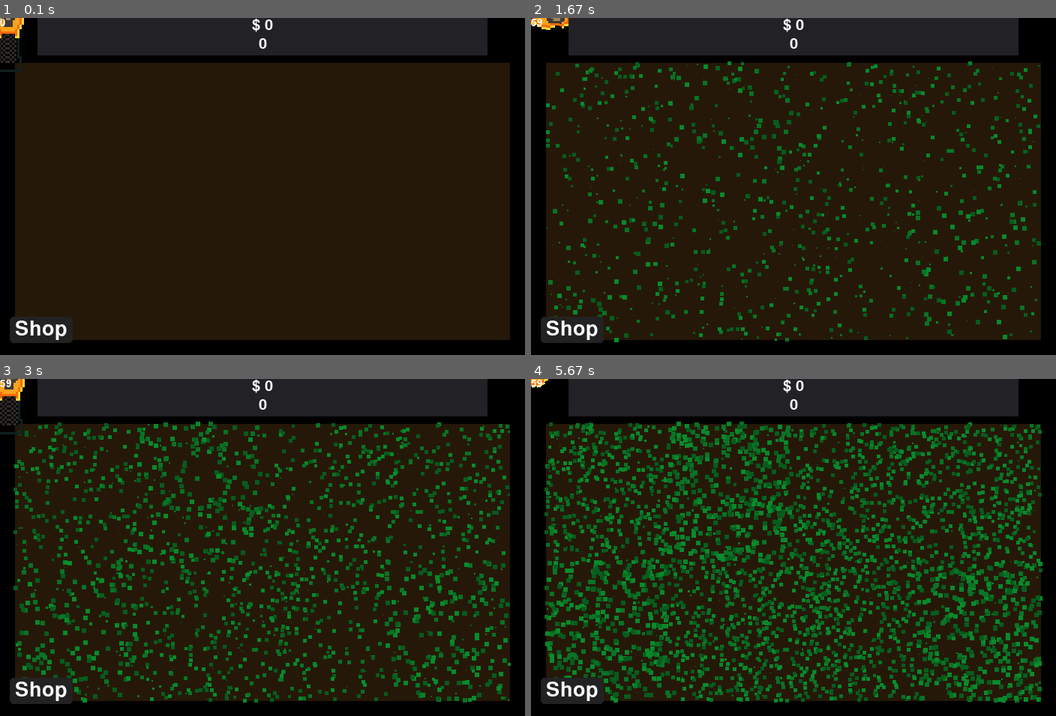
Above: before the commit, frames 1-4 (two rows, left to right).
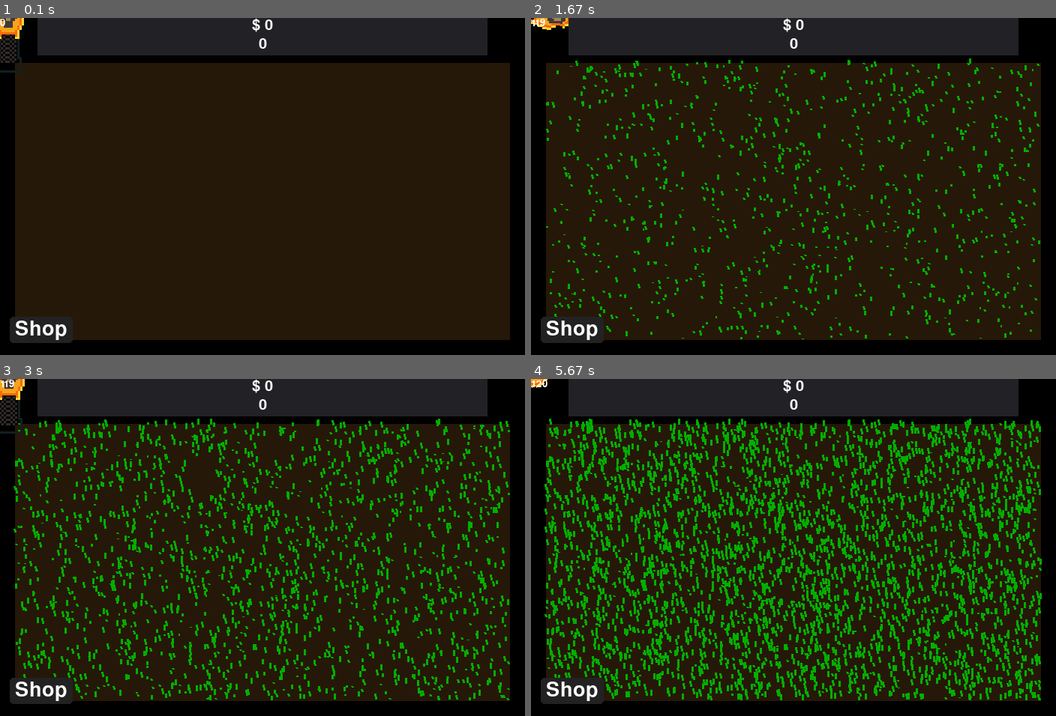
Above: after the commit, the same moments.

Repository: Acaippa/pygame-lawnmower
Game: pygame game, started from ver 0.2/main.py
The game is run twice, just before and just after one commit, with the same random seed, the same clock (stepped at 60 frames per second) and the same inputs.
Inputs:
- Up to frame 1 (0.1 s): no input
- Up to frame 2 (1.67 s): hold Right 0.33-0.8 s; hold Up 0.83-1.13 s; hold Right 1.17-1.63 s
- Up to frame 3 (3 s): hold Left 1.67-2.2 s; hold Down 2.23-2.53 s; hold Left 2.57-2.97 s
- Up to frame 4 (5.67 s): hold Up 3-3.37 s; hold Right 3.4-4.03 s; hold Down 4.07-4.43 s; hold Left 4.47-4.93 s; hold Right 4.97-5.43 s; hold Up from 5.47 s (still down)

The runs differ from the first frame. In frame 1, less than 0.1% of the frame differs, in the area x 0-5%, y 0-17%; in frame 2, 7.0%; in frame 3, 17%; in frame 4, 32%, in the area x 0-98%, y 0-96%.

Commit message:
Change grass from block to line

Diff:
--- a/ver 0.2/display.py
+++ b/ver 0.2/display.py
@@ -27,6 +27,6 @@
 
 			self.game.update(self.delta_time)
 
-			self.delta_time = self.clock.tick(60) / 1000
+			self.delta_time = self.clock.tick(120) / 1000
 			showfps(self.clock.get_fps()) # Debug
 			pygame.display.flip()
--- a/ver 0.2/modules/grass.py
+++ b/ver 0.2/modules/grass.py
@@ -58,3 +58,45 @@
 
 	def on_collision(self, parent):
 		parent.grass_list.remove(self)
+
+class GrassStraw:
+	def __init__(self, pos, spawner):
+		self.display_surface = pygame.display.get_surface()
+
+		self.pos = pos
+
+		self.spawner = spawner
+
+		self.delta_time = 0
+
+		self.height = 0
+
+		self.bend = uniform(-1, 1)
+
+		self.mask = None
+
+		self.second_point = (self.pos[0] + self.bend, self.pos[1] - self.height)
+
+		self.growing = True
+
+	def update(self, dt):
+		self.delta_time = dt
+
+		if self.growing:
+			if self.height + GROW_RATE * self.delta_time < GRASS_SIZE:
+				self.height += GROW_RATE * self.delta_time
+				self.second_point = (self.pos[0] + self.bend, self.pos[1] - self.height)
+			else:
+				self.growing = False
+
+		self.draw()
+
+	def draw(self):
+		self.rect = pygame.draw.line(self.display_surface, "#00af00", self.pos, self.second_point, 3)
+
+		if self.mask == None:
+			self.mask = pygame.mask.Mask((self.rect.width, self.rect.height))
+			self.mask.fill()
+
+	def on_collision(self, parent):
+		parent.grass_list.remove(self)
--- a/ver 0.2/modules/grass_spawner.py
+++ b/ver 0.2/modules/grass_spawner.py
@@ -52,7 +52,7 @@
 
 				for grid in self.grid_list:
 					if grid.rect.collidepoint(random_ground_x, random_ground_y):
-						grid.add_grass(Grass((random_ground_x, random_ground_y), self))
+						grid.add_grass(GrassStraw((random_ground_x, random_ground_y), self))
 
 			self.grass_index = 0
 		else:
--- a/ver 0.2/settings.py
+++ b/ver 0.2/settings.py
@@ -3,7 +3,7 @@
 FPS = 60
 GRASS_SIZE = 7
 GROW_RATE = 70
-MAX_GRASS_AMOUNT = 7000
+MAX_GRASS_AMOUNT = 5000
 SPREAD = 20
 MOWER_SIZE = 3
 
@@ -11,5 +11,5 @@
 GRASS_COLORS_PARTICLES = ["#199b3c", "#197335", "#176d2e"]
 
 GRASS_PRIZE = 2
-GRID_DIMENTIONS = "4x2"
+GRID_DIMENTIONS = "1x20"
 GRASS_PER_FRAME = 70
